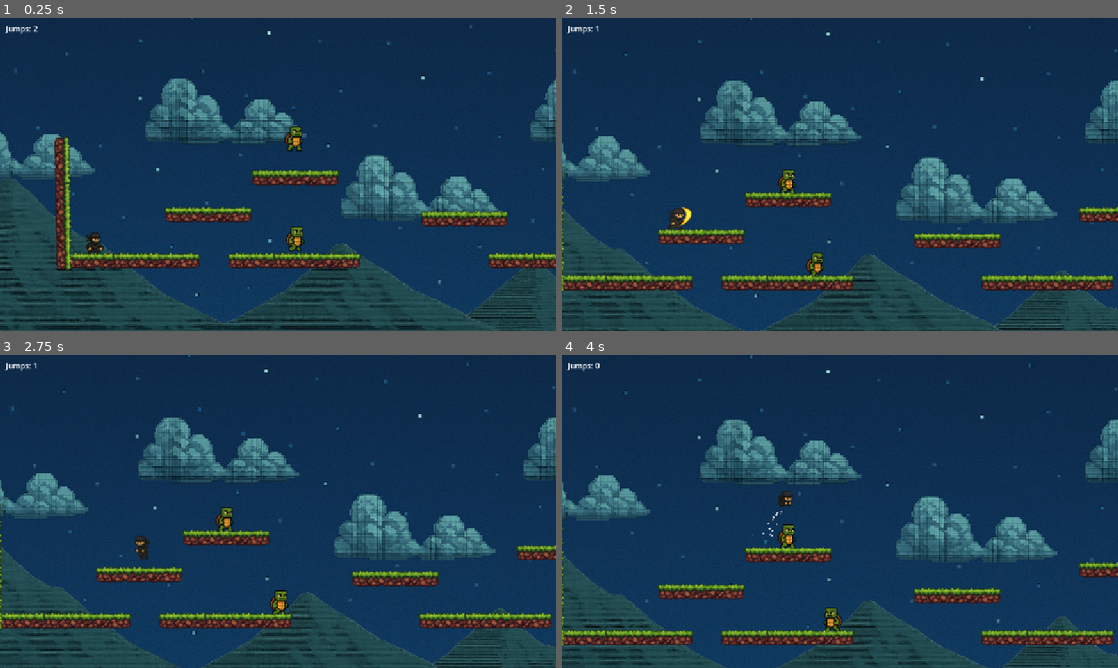
Above: before the commit, frames 1-4 (two rows, left to right).
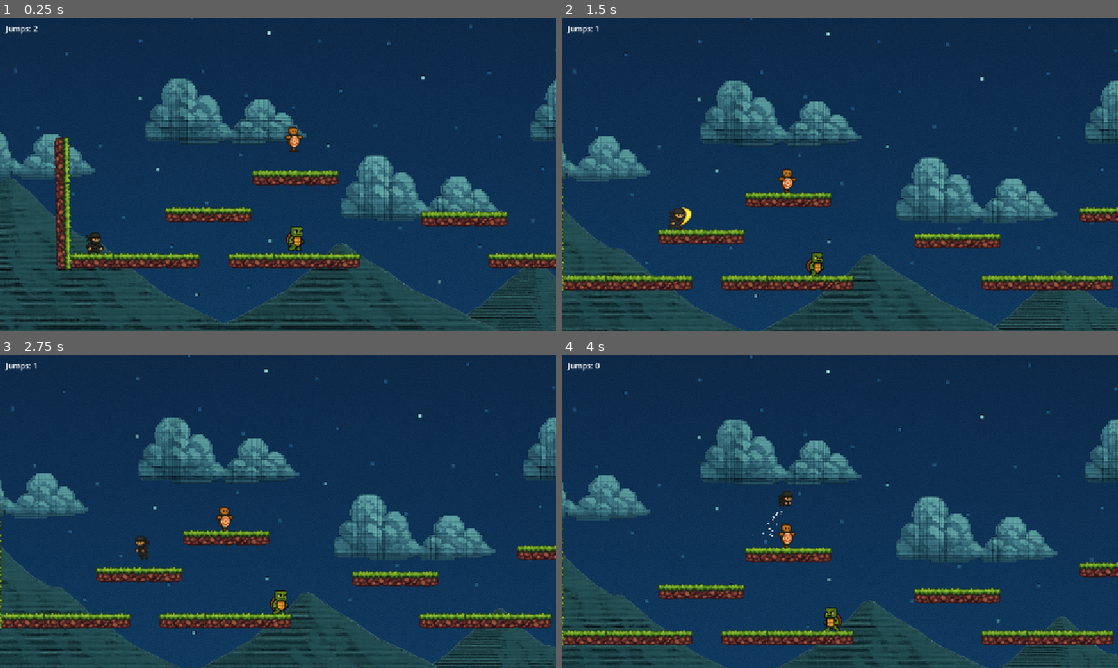
Above: after the commit, the same moments.

Repository: artem-lygin/NinjaGodot
Game: Godot game, scene res://Scenes/main.tscn
The game is run twice, just before and just after one commit, with the same random seed, the same clock (stepped at 60 frames per second) and the same inputs.
Inputs:
- Up to frame 1 (0.25 s): no input
- Up to frame 2 (1.5 s): hold Right (ui_right) from 0.53 s (still down); tap Shift (attack) at 0.6, 1.35 s; tap Space (jump) at 0.77 s
- Up to frame 3 (2.75 s): tap Space (jump) at 1.52 s; release Right (ui_right) at 2.03 s; hold Left (ui_left) from 2.03 s (still down); tap Shift (attack) at 2.1 s
- Up to frame 4 (4 s): release Left (ui_left) at 2.78 s; hold Right (ui_right) from 2.78 s (still down); tap Shift (attack) at 2.85, 3.6 s; tap Space (jump) at 3.02, 3.77 s

The runs differ from the first frame. In frame 1, 0.2% of the frame differs, in the area x 51-55%, y 34-43%; in frame 2, 0.2%; in frame 3, 0.2%; in frame 4, 0.2%.

Commit message:
Polished Enemy class
Now states and actions managed via keys:
- Knockable
- Aggroable
- Stunable

Diff:
--- a/Scenes/Dummy.tscn
+++ /dev/null
@@ -1,104 +0,0 @@
-[gd_scene load_steps=13 format=3 uid="uid://eifo6q5ajiy8"]
-
-[ext_resource type="Script" uid="uid://ccoeotwlmme8j" path="res://Scenes/dummy.gd" id="1_s2l5p"]
-[ext_resource type="Texture2D" uid="uid://bh7li3eubgbos" path="res://sprites/foes/sprite-turtle-run-01.png" id="3_bmbhi"]
-[ext_resource type="Texture2D" uid="uid://ddqy6eixplsq" path="res://sprites/foes/sprite-turtle-dead-01.png" id="3_l40ec"]
-[ext_resource type="Texture2D" uid="uid://chyoqdltl4gqv" path="res://sprites/foes/sprite-turtle-run-06.png" id="3_lkao2"]
-[ext_resource type="Texture2D" uid="uid://brjad5yyidl73" path="res://sprites/foes/sprite-turtle-run-08.png" id="4_b43vc"]
-[ext_resource type="Texture2D" uid="uid://70udhkpdjev7" path="res://sprites/foes/sprite-turtle-run-07.png" id="4_l40ec"]
-[ext_resource type="Texture2D" uid="uid://cblas2gw4geff" path="res://sprites/foes/sprite-turtle-run-02.png" id="5_sepaq"]
-[ext_resource type="Texture2D" uid="uid://benirpnrg4j4y" path="res://sprites/foes/sprite-turtle-run-03.png" id="6_lkao2"]
-[ext_resource type="Texture2D" uid="uid://cu08v5naswpxm" path="res://sprites/foes/sprite-turtle-run-04.png" id="6_v4tai"]
-
-[sub_resource type="SpriteFrames" id="SpriteFrames_l40ec"]
-animations = [{
-"frames": [{
-"duration": 1.0,
-"texture": ExtResource("3_l40ec")
-}, {
-"duration": 1.0,
-"texture": ExtResource("3_l40ec")
-}, {
-"duration": 1.0,
-"texture": ExtResource("3_l40ec")
-}, {
-"duration": 1.0,
-"texture": ExtResource("3_l40ec")
-}],
-"loop": true,
-"name": &"dead_fall",
-"speed": 5.0
-}, {
-"frames": [{
-"duration": 1.0,
-"texture": ExtResource("3_lkao2")
-}, {
-"duration": 1.0,
-"texture": ExtResource("4_l40ec")
-}, {
-"duration": 1.0,
-"texture": ExtResource("3_bmbhi")
-}, {
-"duration": 1.0,
-"texture": ExtResource("6_v4tai")
-}],
-"loop": true,
-"name": &"idle",
-"speed": 5.0
-}, {
-"frames": [{
-"duration": 1.0,
-"texture": ExtResource("3_bmbhi")
-}, {
-"duration": 1.0,
-"texture": ExtResource("4_b43vc")
-}, {
-"duration": 1.0,
-"texture": ExtResource("5_sepaq")
-}, {
-"duration": 1.0,
-"texture": ExtResource("4_b43vc")
-}, {
-"duration": 1.0,
-"texture": ExtResource("6_lkao2")
-}],
-"loop": true,
-"name": &"walk",
-"speed": 5.0
-}]
-
-[sub_resource type="CapsuleShape2D" id="CapsuleShape2D_l40ec"]
-radius = 16.0
-height = 52.0
-
-[sub_resource type="RectangleShape2D" id="RectangleShape2D_lkao2"]
-size = Vector2(32, 41)
-
-[node name="Dummy" type="CharacterBody2D"]
-script = ExtResource("1_s2l5p")
-
-[node name="Visuals" type="Node2D" parent="."]
-
-[node name="FoeAnimatedSprite" type="AnimatedSprite2D" parent="Visuals"]
-sprite_frames = SubResource("SpriteFrames_l40ec")
-animation = &"dead_fall"
-
-[node name="Combat" type="Node2D" parent="."]
-
-[node name="HurtBox" type="Area2D" parent="Combat"]
-
-[node name="CollisionShape2D" type="CollisionShape2D" parent="Combat/HurtBox"]
-shape = SubResource("CapsuleShape2D_l40ec")
-
-[node name="Timer" type="Timer" parent="."]
-wait_time = 0.5
-
-[node name="RayCast2D_Ground" type="RayCast2D" parent="."]
-target_position = Vector2(0, 26)
-
-[node name="RayCast2D_Wall" type="RayCast2D" parent="."]
-target_position = Vector2(21, 0)
-
-[node name="CollisionShape2D" type="CollisionShape2D" parent="."]
-position = Vector2(0, 2)
-shape = SubResource("RectangleShape2D_lkao2")
--- /dev/null
+++ b/Scenes/DummyEnemy.tscn
@@ -0,0 +1,81 @@
+[gd_scene load_steps=11 format=3 uid="uid://eifo6q5ajiy8"]
+
+[ext_resource type="Script" uid="uid://ccoeotwlmme8j" path="res://Scenes/dummy_enemy.gd" id="1_s2l5p"]
+[ext_resource type="Texture2D" uid="uid://chnlem53vua1f" path="res://sprites/foes/sprite-dummy-dead-01.png" id="2_b43vc"]
+[ext_resource type="Texture2D" uid="uid://clr37gffa0vyi" path="res://sprites/foes/sprite-dummy-dead-02.png" id="3_lkao2"]
+[ext_resource type="Texture2D" uid="uid://r0jjey604vac" path="res://sprites/foes/sprite-dummy-idle-01.png" id="3_sepaq"]
+[ext_resource type="Texture2D" uid="uid://12r1if4lgrns" path="res://sprites/foes/sprite-dummy-dead-03.png" id="4_l40ec"]
+[ext_resource type="Texture2D" uid="uid://dj5m6ysbqu7rs" path="res://sprites/foes/sprite-dummy-idle-02.png" id="4_lkao2"]
+[ext_resource type="Texture2D" uid="uid://crw252v5p3yg4" path="res://sprites/foes/sprite-dummy-dead-04.png" id="5_v4tai"]
+
+[sub_resource type="SpriteFrames" id="SpriteFrames_l40ec"]
+animations = [{
+"frames": [],
+"loop": true,
+"name": &"attacked",
+"speed": 5.0
+}, {
+"frames": [{
+"duration": 0.2,
+"texture": ExtResource("2_b43vc")
+}, {
+"duration": 0.5,
+"texture": ExtResource("3_lkao2")
+}, {
+"duration": 2.0,
+"texture": ExtResource("4_l40ec")
+}, {
+"duration": 8.0,
+"texture": ExtResource("5_v4tai")
+}],
+"loop": true,
+"name": &"dead_fall",
+"speed": 5.0
+}, {
+"frames": [{
+"duration": 2.0,
+"texture": ExtResource("3_sepaq")
+}, {
+"duration": 2.0,
+"texture": ExtResource("4_lkao2")
+}],
+"loop": true,
+"name": &"idle",
+"speed": 5.0
+}]
+
+[sub_resource type="CapsuleShape2D" id="CapsuleShape2D_l40ec"]
+radius = 16.0
+height = 52.0
+
+[sub_resource type="RectangleShape2D" id="RectangleShape2D_lkao2"]
+size = Vector2(32, 42.5)
+
+[node name="Dummy" type="CharacterBody2D"]
+script = ExtResource("1_s2l5p")
+
+[node name="Visuals" type="Node2D" parent="."]
+
+[node name="FoeAnimatedSprite" type="AnimatedSprite2D" parent="Visuals"]
+sprite_frames = SubResource("SpriteFrames_l40ec")
+animation = &"dead_fall"
+
+[node name="Combat" type="Node2D" parent="."]
+
+[node name="HurtBox" type="Area2D" parent="Combat"]
+
+[node name="CollisionShape2D" type="CollisionShape2D" parent="Combat/HurtBox"]
+shape = SubResource("CapsuleShape2D_l40ec")
+
+[node name="Timer" type="Timer" parent="."]
+wait_time = 0.5
+
+[node name="RayCast2D_Ground" type="RayCast2D" parent="."]
+target_position = Vector2(0, 29)
+
+[node name="RayCast2D_Wall" type="RayCast2D" parent="."]
+target_position = Vector2(21, 0)
+
+[node name="CollisionShape2D" type="CollisionShape2D" parent="."]
+position = Vector2(0, 2.75)
+shape = SubResource("RectangleShape2D_lkao2")
--- a/Scenes/dummy.gd
+++ /dev/null
@@ -1,35 +0,0 @@
-extends "res://Scenes/enemy_class.gd"
-
-# Dummy enemy — inherits all logic from enemy_class.gd
-# No patrol, idle or movement behavior, just a stationary target
-
-var dummy_max_hp: int = 220  # Custom HP for the dummy
-
-func _ready() -> void:
-	max_hp = dummy_max_hp  # Override parent value BEFORE calling super
-	current_hp = max_hp  # Apply this custom HP
-	super._ready()
-	set_state(State.IDLE)
-
-func take_damage(amount: int, attacker_direction: int, is_crit: bool = false) -> void:
-	if is_dead:
-		return
-
-	hit_direction = attacker_direction
-	current_hp -= amount
-	print("[Dummy] Took damage:", amount)
-
-	health_bar.value = current_hp
-	health_bar.visible = current_hp < max_hp
-
-	# Let the health bar handle its own style and reaction
-	if health_bar.has_method("update_color"):
-		health_bar.update_color()
-
-	if health_bar.has_method("shake"):
-		health_bar.shake()
-
-	show_damage_label(amount, is_crit)
-
-	if current_hp <= 0:
-		die()
--- /dev/null
+++ b/Scenes/dummy_enemy.gd
@@ -0,0 +1,23 @@
+extends "res://Scenes/enemy_class.gd"
+
+# Dummy enemy — inherits all logic from enemy_class.gd
+# No patrol, idle or movement behavior, just a stationary target
+const ENEMY_NAME = "Dummy"
+const IS_KNOCKABLE = false # Can't be knoked back by attack
+const IS_AGGROABLE = false # Doesn't turn to AGGRO after get a hit
+const IS_STUNNABLE = true # Not used yet
+const HEALTH_BAR_SIZE = 48
+
+var dummy_max_hp: int = 220  # Custom HP for the dummy
+
+func _ready() -> void:
+	knockable = IS_KNOCKABLE
+	aggroable = IS_AGGROABLE
+	HealthBarSize = HEALTH_BAR_SIZE
+	max_hp = dummy_max_hp  # Override parent value BEFORE calling super
+	current_hp = max_hp  # Apply this custom HP
+	super._ready()
+	set_state(State.IDLE)
+
+	if current_hp <= 0:
+		die()
--- a/Scenes/enemy_class.gd
+++ b/Scenes/enemy_class.gd
@@ -10,10 +10,15 @@
 var current_hp: int = max_hp
 var is_dead: bool = false
 
+# -- Basic Properties --
+var knockable := true # Can be knocked back
+var aggroable := true # Can turn to AGGRO state
+
 # -- Knockback / Damage Reaction --
 var is_stunned: bool = false
 var hit_direction: int = 0 # Direction of the hit tooked
 var recently_hit := false # For avoiding several take_damage from one hit
+var last_damage_received: int = 0 # Death Launch mechanic
 
 var direction = -1  # Start facing left (-1 for left, 1 for right)
 var turn_cooldown = 0.0
@@ -27,6 +32,7 @@
 var current_state: State = State.PATROL
 
 # -- UI Components (preloaded scenes) --
+var HealthBarSize = 32
 var HealthBarScene := preload("res://Scenes/ui/HealthBar.tscn")
 var DamageLabelScene := preload("res://Scenes/ui/DamageLabel.tscn")
 var CritLabelScene := preload("res://Scenes/ui/CritLabel.tscn")
@@ -65,7 +71,7 @@
 	print("[Enemy] Health bar node type:", health_bar.get_class())
 	print("[Enemy] Health bar script:", health_bar.get_script())
 
-	health_bar.custom_minimum_size.x = 32 # Dynamically sized bar
+	health_bar.custom_minimum_size.x = HealthBarSize # Dynamically sized bar
 	health_bar.max_value = max_hp
 	health_bar.value = max_hp
 	health_bar.visible = false  # Hidden until damaged
@@ -145,6 +151,7 @@
 
 	recently_hit = true
 	hit_direction = attacker_direction
+	last_damage_received = amount
 	current_hp -= amount
 
 	print("[Enemy] Took damage:", amount, "| Crit:", is_crit)
@@ -168,14 +175,18 @@
 		return
 
 	# Always go aggro after taking damage, refresh duration
-	if not is_dead and attacker_direction != 0:
+	if aggroable and not is_dead and attacker_direction != 0:
 		var player = get_tree().get_first_node_in_group("player")
 		if player:
 			trigger_aggro(player)
 
 	# Only apply stun and knockback if not dying
 	stun()
-	apply_knockback(amount)
+
+	if knockable:
+		apply_knockback(amount)
+	else:
+		print("[Enemy] Knockback disabled.")
 
 func apply_knockback(amount: int) -> void:
 	var knockback_ratio: float = clamp(float(amount) / float(max_hp), 0.0, 1.0)
@@ -238,16 +249,33 @@
 	if foe_sprite:
 		foe_sprite.flip_h = direction < 0
 		foe_sprite.play("dead_fall")
-		foe_sprite.stop()
 
 	print("[Enemy] Died")
 
 	# Apply death launch
-	var death_launch_x = 200 * hit_direction  # same direction where the hit was going
-	var death_launch_y = -400  # strong upward launch
+	# Calculate launch force based on damage taken
+	var knockback_ratio: float = clamp(float(last_damage_received) / float(max_hp), 0.0, 1.0)
+	# var scaled_ratio := pow(knockback_ratio, 3.0)  # Exponential scale
+	var scaled_ratio := knockback_ratio  # Linear scale
+	# Knockback Scaling Curves Reference:
+	# Curve        | Formula                      | Effect
+	# ------------ | ---------------------------- | -------------------------------
+	# Linear       | x                            | Consistent scaling
+	# Exponential  | pow(x, 2.0)                  | Punchier high-end, weak low-end
+	# Steeper      | pow(x, 3.0)                  | Only massive hits cause knockback
+	# SmoothStep   | x * x * (3 - 2 * x)          | Smooth S-curve easing
+	var launch_force: float = lerp(150.0, 400.0, scaled_ratio)
+
+	var death_launch_x = round(launch_force) * hit_direction
+	var death_launch_y = -round(launch_force) * 0.8
 	velocity = Vector2(death_launch_x, death_launch_y)
+
 	print("[Enemy] Death launch applied - X:", death_launch_x, " Y:", death_launch_y)
-	print("[Enemy] Current velocity:", velocity)
+	#var death_launch_x = 200 * hit_direction  # same direction where the hit was going
+	#var death_launch_y = -400  # strong upward launch
+	#velocity = Vector2(death_launch_x, death_launch_y)
+	#print("[Enemy] Death launch applied - X:", death_launch_x, " Y:", death_launch_y)
+	#print("[Enemy] Current velocity:", velocity)
 
 	# Set death state after applying launch
 	set_state(State.DEAD)
--- a/Scenes/main.tscn
+++ b/Scenes/main.tscn
@@ -32,7 +32,7 @@
 [ext_resource type="Texture2D" uid="uid://csjvx16eguqs7" path="res://sprites/player/sprite-ninja-run-07.png" id="24_hdf80"]
 [ext_resource type="Texture2D" uid="uid://c8fhh1mb2mgoh" path="res://sprites/effects/sprite-dustpuff-tiny.png" id="25_1w6v2"]
 [ext_resource type="Texture2D" uid="uid://v4xwfuj67p22" path="res://sprites/player/sprite-ninja-run-08.png" id="25_jwpg7"]
-[ext_resource type="PackedScene" uid="uid://eifo6q5ajiy8" path="res://Scenes/Dummy.tscn" id="31_k2e45"]
+[ext_resource type="PackedScene" uid="uid://eifo6q5ajiy8" path="res://Scenes/DummyEnemy.tscn" id="31_k2e45"]
 [ext_resource type="Script" uid="uid://c743e0m6ud2xv" path="res://Scenes/sword_hitbox.gd" id="31_neg2b"]
 [ext_resource type="PackedScene" uid="uid://cilm1j6uv5b1j" path="res://Scenes/TurtleEnemy.tscn" id="33_r33sp"]
 
--- a/Scenes/sword_hitbox.gd
+++ b/Scenes/sword_hitbox.gd
@@ -6,7 +6,7 @@
 # -----------------------------
 # ⚔️ Weapon Stats
 # -----------------------------
-var base_damage := 10
+var base_damage := randi_range(10, 15)
 var base_crit_chance := 0.25  # 25% chance
 var crit_multiplier := 3
 # Optional future stats:
@@ -38,6 +38,7 @@
 
 	if enemy and enemy.has_method("take_damage"):
 		var direction = player.facing_direction
+		var base_damage := randi_range(10, 15)  # 🎲 Random damage!
 		var is_crit = randf() < base_crit_chance
 		var final_damage = base_damage * crit_multiplier if is_crit else base_damage
 
--- a/Scenes/turtle_enemy.gd
+++ b/Scenes/turtle_enemy.gd
@@ -2,6 +2,7 @@
 
 # TurtleEnemy: Specific behavior built on top of base Enemy class
 const TURTLE_SPEED = 20  # Slower than base enemy
+const ENEMY_NAME = "Turtle"
 
 func _ready():
 	super._ready()  # Initialize base class first
@@ -14,18 +15,18 @@
 
 	# Ensure hurt_box is properly initialized
 	if hurt_box == null:
-		print("[Turtle] HurtBox is null, attempting to find it...")
+		print("[", ENEMY_NAME, "] HurtBox is null, attempting to find it...")
 		hurt_box = $Combat/HurtBox
 		if hurt_box == null:
-			print("[Turtle] Error: HurtBox not found at path $Combat/HurtBox")
-			print("[Turtle] Available nodes:", get_children())
+			print("[", ENEMY_NAME, "] Error: HurtBox not found at path $Combat/HurtBox")
+			print("[", ENEMY_NAME, "] Available nodes:", get_children())
 			# Try alternative path
 			hurt_box = $HurtBox
 			if hurt_box == null:
-				print("[Turtle] Error: HurtBox not found at root level either")
+				print("[", ENEMY_NAME, "] Error: HurtBox not found at root level either")
 				return
-			print("[Turtle] Found HurtBox at root level")
-		print("[Turtle] Successfully initialized HurtBox")
+			print("[", ENEMY_NAME, "] Found HurtBox at root level")
+		print("[", ENEMY_NAME, "] Successfully initialized HurtBox")
 
 func _physics_process(delta):
 	super._physics_process(delta)
--- a/Scenes/ui/DamageLabel.tscn
+++ b/Scenes/ui/DamageLabel.tscn
@@ -6,7 +6,7 @@
 [node name="DamageLabel" type="Label"]
 z_index = 1000
 z_as_relative = false
-anchors_preset = 8
+anchors_preset = -1
 anchor_left = 0.5
 anchor_top = 0.5
 anchor_right = 0.5
Renamed: Scenes/dummy.gd.uid -> Scenes/dummy_enemy.gd.uid
Binary file added: sprites/foes/sprite-dummy-dead-01.png
Binary file added: sprites/foes/sprite-dummy-dead-02.png
Binary file added: sprites/foes/sprite-dummy-dead-03.png
Binary file added: sprites/foes/sprite-dummy-dead-04.png
Binary file added: sprites/foes/sprite-dummy-idle-01.png
Binary file added: sprites/foes/sprite-dummy-idle-02.png
Not shown, changed: README.md
